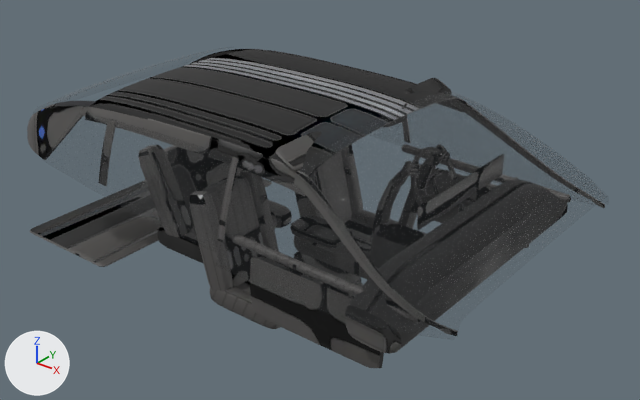
Before and after pictures for a commit that changed the glTF model tools/cars/out/rp1_vanta_cockpit.glb.
Both versions are drawn from a 50 mm camera at (2.34, -3.38, 3.03) aimed at (-0.42, 0.07, 0.89). The lights are fixed; the arrows at lower left show +X, +Y and +Z. The older version comes first. Where no turn or scale is listed for an object, it has been applied to the vertices. Vertices at exactly the same position are counted once.

In view in the first picture: 'cabin_glass', 'cockpit_shell', 'window_R'.
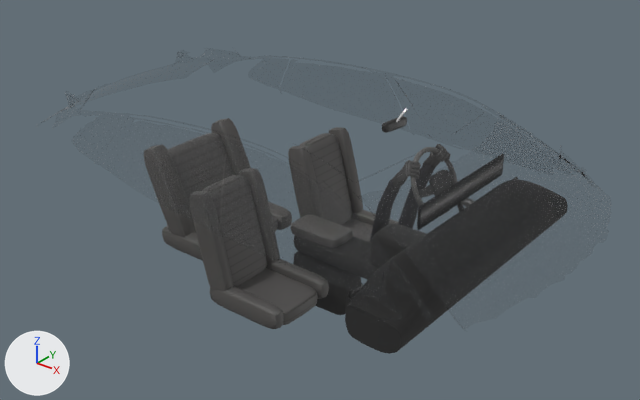
Where the newer file only moved an object's origin or applied its transform, the numbers keep the older frame.

Location of each change, (x1, y1, x2, y2) in pixels of the pictures (640 x 400 px; the box of a moved part takes in the faces that stretch with it):
'cabin_glass', moved, rescaled
    before: (32, 47, 609, 336)
    after: (36, 47, 612, 332)
'cockpit_shell', reshaped
    before: (27, 49, 605, 368)
    after: (160, 108, 448, 354)
'window_R', moved
    before: (216, 159, 455, 340)
    after: (205, 135, 426, 322)
'window_L', moved (not visible before)
    after: (384, 71, 586, 171)
part 1 of me_cockpit_shell, moved or reshaped (not visible before)
    after: (211, 118, 243, 152)
part 2 of me_cockpit_shell, moved or reshaped (mostly hidden before)
    before: (164, 229, 181, 237)
    after: (160, 205, 196, 237)
part 3 of me_cockpit_shell, deleted
    before: (27, 49, 605, 368)
part 4 of me_cockpit_shell, moved or reshaped (mostly hidden afterwards)
    before: (29, 197, 222, 301)
    after: (162, 133, 269, 301)
part 5 of me_cockpit_shell, moved or reshaped (not visible before)
    after: (382, 108, 407, 133)
part 6 of me_cockpit_shell, surface changed
    before: (199, 241, 429, 353)
    after: (194, 127, 439, 353)

Edits to the bpy script that builds the scene:
```text
Change me_cockpit_shell:
    used by ob_cockpit_shell; location = (-0.58, 0.0, 0.91)
    remove me_cockpit_shell.from_pydata(...)  # 8166 vertices, 16092 faces; spans x -1.5..1.5, y -0.8..0.8, z -0.62..0.62
    add me_cockpit_shell.from_pydata(...)  # 4942 vertices, 9724 faces; spans x -0.84..1.28, y -0.8..0.8, z -0.62..0.59
    me_cockpit_shell part 1: the loose piece of 100 vertices spanning x -0.86..-0.54, y 0.23..0.36, z -0.4..0.17 is moved by (0.02, -0.02, 0.0)
    me_cockpit_shell part 2: the loose piece of 100 vertices spanning x -0.86..-0.54, y -0.36..-0.23, z -0.4..0.17 is moved by (0.02, 0.02, 0.0)
    me_cockpit_shell part 3: 19 loose pieces with 3170 vertices, spanning x -1.46..1.5, y -0.8..0.8, z -0.29..0.62, are deleted
    me_cockpit_shell part 4: 12 vertices moved within x -0.32..-0.02, y -0.61..0.61, z -0.43..-0.32; 558 vertices removed from x -1.5..-0.02, y -0.74..0.74, z -0.44..0.12; 510 vertices added at x -0.84..-0.02, y -0.61..0.61, z -0.44..0.12
    me_cockpit_shell part 5: 59 vertices moved within x 0.56..1.05, y 0.06..0.58, z 0.04..0.52; 323 vertices removed from x 0.56..1.05, y -0.22..0.58, z 0.01..0.62; 317 vertices added at x 0.56..1.05, y -0.23..0.58, z 0.03..0.59
    me_cockpit_shell part 6: 6654 kept faces spanning x -0.17..1.28, y -0.8..0.8, z -0.62..0.31 get new texture (UV) coordinates
Change ob_cabin_glass:
    ob_cabin_glass.location: (-0.559, 0.0, 1.246) -> (-0.54, -0.00108, 1.309)
    ob_cabin_glass.scale: (1.49, 1.49, 1.49) -> (1.65, 1.65, 1.65)
Change ob_window_l:
    ob_window_l.location: (0.297, 0.759, 1.157) -> (0.155, 0.793, 1.274)
Change ob_window_r:
    ob_window_r.location: (0.297, -0.759, 1.157) -> (0.155, -0.755, 1.284)
```
